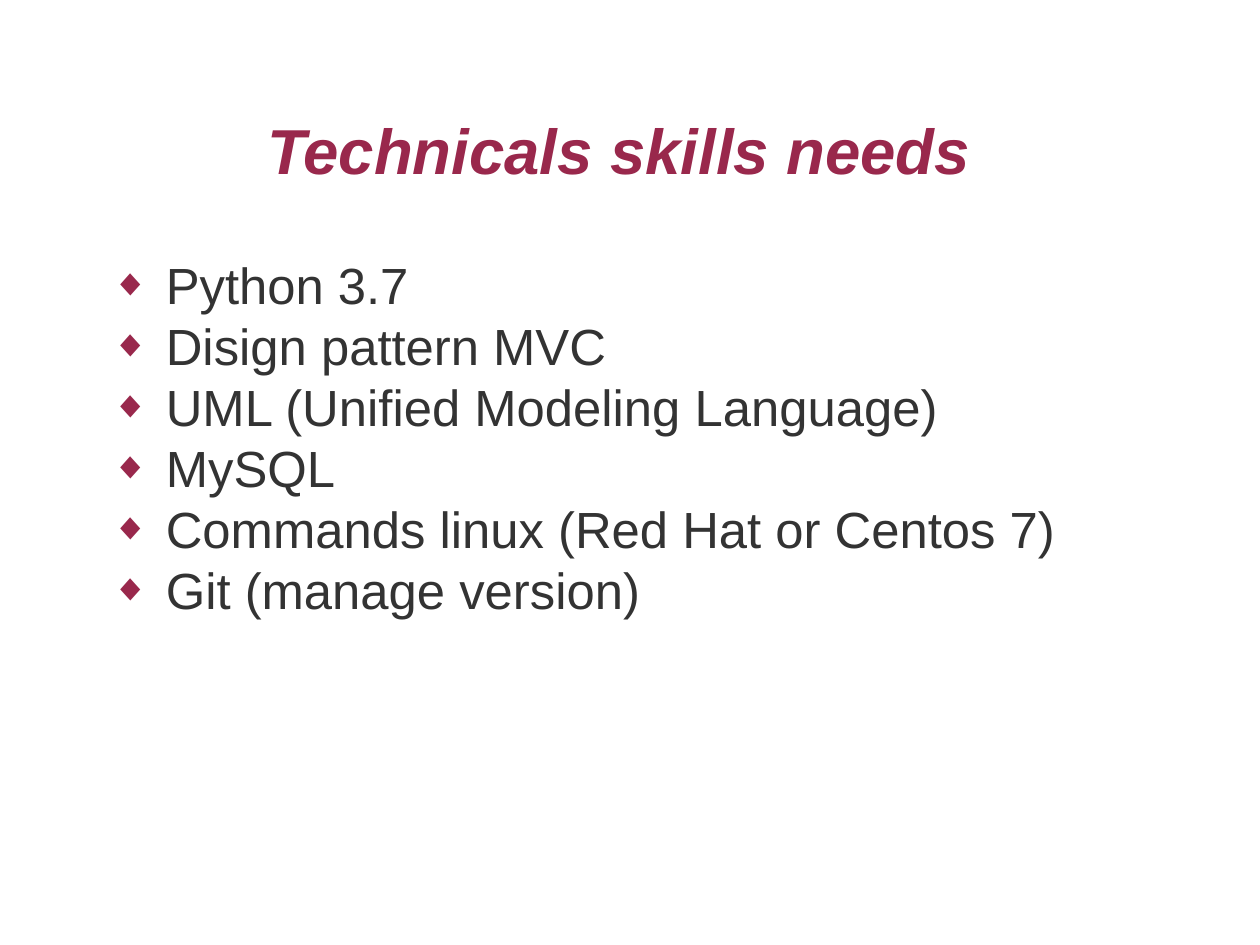
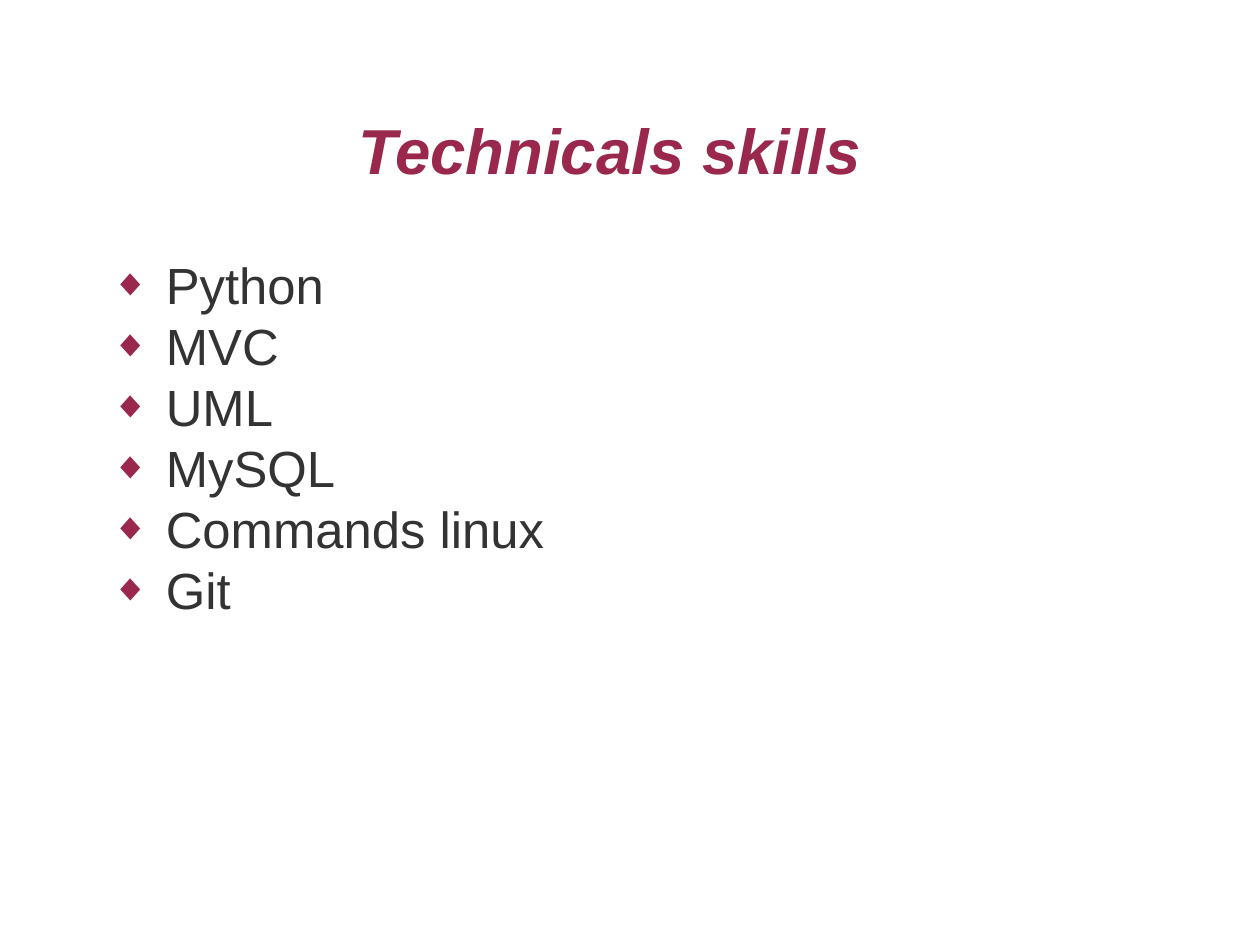
Before and after one commit to 1907cloudgcp/project-0-blappa, a slide deck: slide 3 of Presentation.odp. Drawn at 1260x945 pixels with LibreOffice and Linux fonts; fonts in the diff are those of the drawing. Boxes give left, top, right and bottom in pixels: in the first picture for what was removed or moved away, otherwise in the second. Text is boxed around its words. In the diff, an @@ line names an element or a change of style, - is before the commit and + after.

```diff
--- a/Presentation.odp
+++ b/Presentation.odp
@@ title at bbox=[359, 128, 861, 175]: text changed @@
-Technicals skills needs
+Technicals skills
@@ text at bbox=[166, 267, 324, 427]: text changed @@
-◆ Python 3.7
-◆ Disign pattern MVC
-◆ UML (Unified Modeling Language)
+◆ Python
+◆ MVC
+◆ UML
@@ text at bbox=[166, 511, 544, 610]: text changed @@
-◆ Commands linux (Red Hat or Centos 7)
-◆ Git (manage version)
+◆ Commands linux
+◆ Git
```
Also in this commit, not shown: 2 other slides changed, 19 other files.
